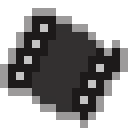
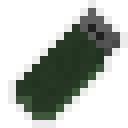
Two versions of the same layered image (128×128). Layer-by-layer changes:
hid "icon_movie" over [0, 8, 128, 128]
showed "icon_disk", painted on it over [8, 0, 128, 128]
